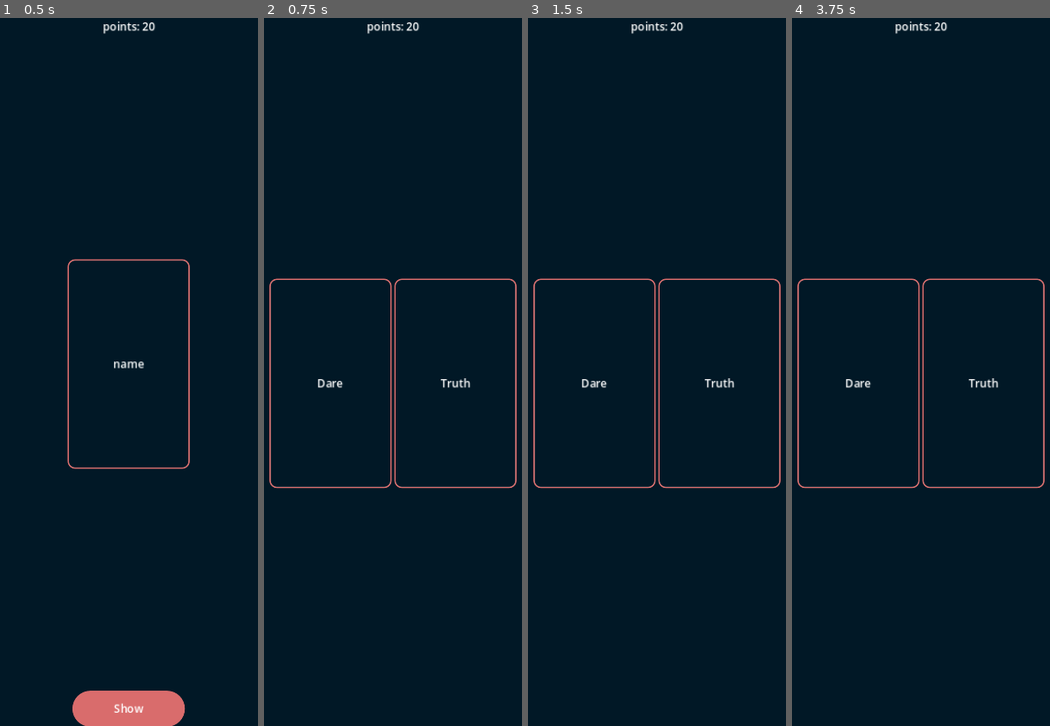
Above: before the commit, frames 1-4 (left to right).
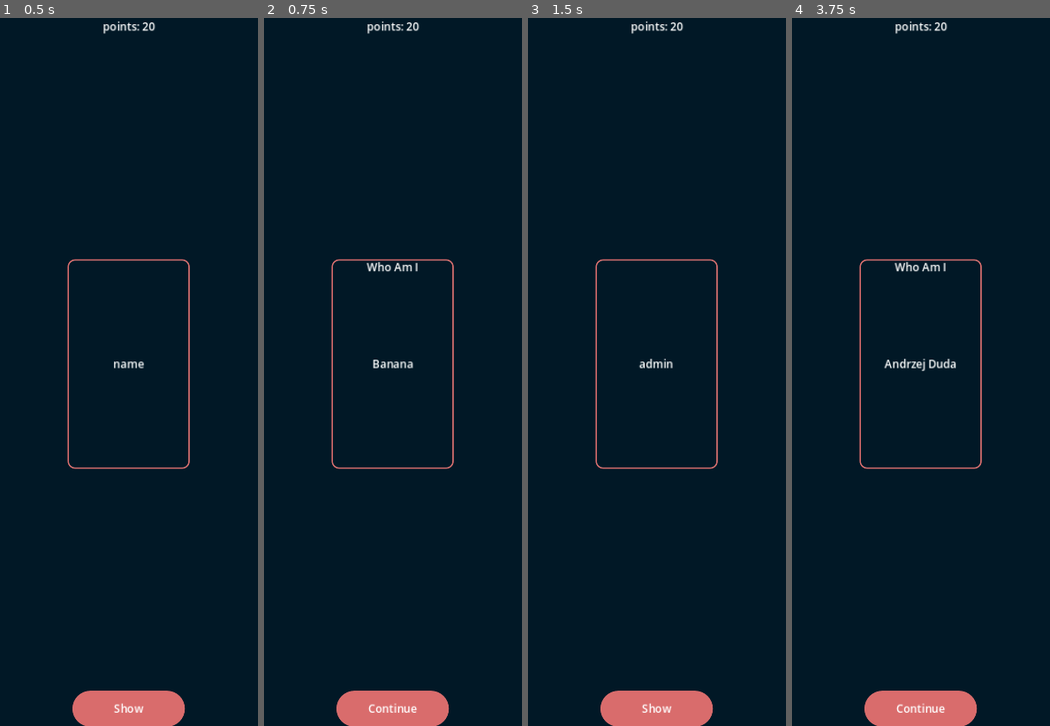
Above: after the commit, the same moments.

Repository: pokion/KingOfParty
Game: Godot game, scene res://scenes/game.tscn
Same seed, same stepped clock (60 frames per second), same inputs: the game is played once before the commit and once after it. This scene is started directly instead of the project's main scene.
Inputs (mouse positions are in pixels of both pictures, inside the frame that each line leads up to):
- Up to frame 1 (0.5 s): no input
- Up to frame 2 (0.75 s): click "Show" at 0.5 s
- Up to frame 3 (1.5 s): click (657, 711) at 1.25 s, where only the run after the commit has a clickable "Continue"
- Up to frame 4 (3.75 s): click (921, 711) at 2 s, where only the run after the commit has a clickable "Show"; click (921, 711) at 2.75 s, where only the run after the commit has a clickable "Continue"; click (921, 711) at 3.5 s, where only the run after the commit has a clickable "Show"

Frame 1 is identical in both runs. In frame 2, 4.5% of the frame differs, in the area x 2-98%, y 34-100%; in frame 3, 4.3%; in frame 4, 4.6%.

Commit message:
added new gamemode and fix for truth dare gamemode

Diff:
--- a/components/card.gd
+++ b/components/card.gd
@@ -12,3 +12,9 @@
 
 func setContent(text: String)->void:
 	$Panel/VBoxContainer/Content.text = text;
+
+func setGameMode(gameMode: String)->void:
+	$"Panel/VBoxContainer/Game mode".text = gameMode
+
+func setAuthor(author: String)->void:
+	$Panel/VBoxContainer/Author.text = author
--- a/game.gd
+++ b/game.gd
@@ -3,11 +3,15 @@
 enum {
 	SHOW_PLAYER_TURN,
 	SHOW_NEVER_EVER_SCENE,
-	SHOW_TRUTH_DARE_SCENE
+	SHOW_TRUTH_DARE_SCENE,
+	SHOW_TRUTH_SCENE,
+	SHOW_DARE_SCENE,
+	SHOW_WHOAMI_SCENE,
 }
 var gameModeToEnums = {
 	"neverever": SHOW_NEVER_EVER_SCENE,
-	"truthDare": SHOW_TRUTH_DARE_SCENE
+	"truthDare": SHOW_TRUTH_DARE_SCENE,
+	"whoami": SHOW_WHOAMI_SCENE,
 }
 var cardsController;
 var playersController;
@@ -25,14 +29,19 @@
 		"playerNameAnnoucment": $CanvasLayer/gameScene/playerAnnoucmentCard/playerNameAnnoucment,
 		"truthDare": $CanvasLayer/gameScene/truthDareMode,
 		"neverEver": $CanvasLayer/gameScene/neverEverMode,
-		"neverEverButton": $CanvasLayer/gameScene/neverEverButton
+		"nextPlayerButton": $CanvasLayer/gameScene/nextPlayerButton,
+		"truthCard": $CanvasLayer/gameScene/truthDareMode/truth,
+		"dareCard": $CanvasLayer/gameScene/truthDareMode/dare,
+		"truthDareContentCard": $CanvasLayer/gameScene/truthDareMode/truthDareContentCard,
+		"whoAmIMode": $CanvasLayer/gameScene/whoAmIMode,
+		"whoAmICard": $CanvasLayer/gameScene/whoAmIMode/whoAmICard,
 	}
 	cardsController = get_node("/root/Cards");
 	playersController = get_node("/root/Players");
 	#cards = cardsController.shuffleAndReturn(["neverever", "whoami", ["truth", "dare"],"seconds"]);
-	cards = cardsController.shuffleAndReturn([["truth", "dare"]]);
+	cards = cardsController.shuffleAndReturn(["whoami"]);
 	players = playersController.getAllPlayers();
-	changeVisibilityOfNodes(SHOW_PLAYER_TURN)
+	changeVisibilityOfNodes(SHOW_PLAYER_TURN);
 
 func changeVisibilityOfNodes(state):
 	hideAllNodes();
@@ -42,14 +51,31 @@
 		SHOW_NEVER_EVER_SCENE:
 			showNeverEverMode();
 		SHOW_TRUTH_DARE_SCENE:
-			showTruthDareMode();
+			showTruthDarePickingMode();
+		SHOW_TRUTH_SCENE:
+			showTruthDareMode("truth");
+		SHOW_DARE_SCENE:
+			showTruthDareMode("dare");
+		SHOW_WHOAMI_SCENE:
+			showWhoAmIMode();
 
 #Mode changers
-func showTruthDareMode():
-	showNodes(["truthDare"])
+func showWhoAmIMode():
+	showNodes(["whoAmIMode", "whoAmICard", "nextPlayerButton"])
+	nodes["whoAmICard"].setContent(currentCard["content"])
+
+func showTruthDareMode(truthOrDare):
+	showNodes(["truthDare", "truthDareContentCard", "nextPlayerButton"])
+	if currentCard[0]["gameMode"] == truthOrDare:
+		nodes["truthDareContentCard"].setContent(currentCard[0]["content"])
+	else:
+		nodes["truthDareContentCard"].setContent(currentCard[1]["content"])
+
+func showTruthDarePickingMode():
+	showNodes(["truthDare", "truthCard", "dareCard"])
 
 func showNeverEverMode():
-	showNodes(["neverEver", "neverEverButton"])
+	showNodes(["neverEver", "nextPlayerButton"])
 	$CanvasLayer/gameScene/neverEverMode/neverEverCard.setContent(currentCard["content"])
 
 func showPlayerMode():
@@ -80,8 +106,9 @@
 		currentPlayer = 0;
 	changeVisibilityOfNodes(SHOW_PLAYER_TURN);
 
-
-func _on_dare_gui_input(event):
-	print(event)
-	if (event is InputEventMouseButton && event.pressed && event.button_index == 1):
-		print("Clicked")
+#this function catch signal form truth/dare button
+func _on_dare_button(isTruth):
+	if isTruth:
+		changeVisibilityOfNodes(SHOW_TRUTH_SCENE);
+	else:
+		changeVisibilityOfNodes(SHOW_DARE_SCENE);
--- a/scenes/game.tscn
+++ b/scenes/game.tscn
@@ -1,8 +1,14 @@
-[gd_scene load_steps=4 format=3 uid="uid://dohwppgl1ps23"]
+[gd_scene load_steps=6 format=3 uid="uid://dohwppgl1ps23"]
 
 [ext_resource type="Script" path="res://game.gd" id="1_av4wj"]
 [ext_resource type="PackedScene" uid="uid://b081xeiswvxja" path="res://components/card.tscn" id="2_l6n1r"]
 [ext_resource type="PackedScene" uid="uid://cmsffux1oq54t" path="res://components/button.tscn" id="3_msh85"]
+
+[sub_resource type="StyleBoxFlat" id="StyleBoxFlat_mq07n"]
+bg_color = Color(0.6, 0.6, 0.6, 0)
+
+[sub_resource type="StyleBoxFlat" id="StyleBoxFlat_uo5ld"]
+bg_color = Color(0.6, 0.6, 0.6, 0)
 
 [node name="Game" type="Node2D"]
 script = ExtResource("1_av4wj")
@@ -45,21 +51,55 @@
 layout_mode = 2
 size_flags_vertical = 3
 
+[node name="whoAmIMode" type="CenterContainer" parent="CanvasLayer/gameScene"]
+layout_mode = 2
+
+[node name="whoAmICard" parent="CanvasLayer/gameScene/whoAmIMode" instance=ExtResource("2_l6n1r")]
+layout_mode = 2
+gameMode = "Who Am I"
+author = ""
+
 [node name="truthDareMode" type="HBoxContainer" parent="CanvasLayer/gameScene"]
+visible = false
 layout_mode = 2
 alignment = 1
 
 [node name="dare" parent="CanvasLayer/gameScene/truthDareMode" instance=ExtResource("2_l6n1r")]
+clip_contents = true
 layout_mode = 2
 gameMode = ""
 content = "Dare"
 author = ""
+
+[node name="dareButton" type="Button" parent="CanvasLayer/gameScene/truthDareMode/dare"]
+custom_minimum_size = Vector2(0, 303)
+layout_mode = 2
+theme_override_styles/normal = SubResource("StyleBoxFlat_mq07n")
+theme_override_styles/hover = SubResource("StyleBoxFlat_mq07n")
+theme_override_styles/pressed = SubResource("StyleBoxFlat_mq07n")
+theme_override_styles/disabled = SubResource("StyleBoxFlat_mq07n")
+theme_override_styles/focus = SubResource("StyleBoxFlat_mq07n")
 
 [node name="truth" parent="CanvasLayer/gameScene/truthDareMode" instance=ExtResource("2_l6n1r")]
 layout_mode = 2
 gameMode = ""
 content = "Truth"
 author = ""
+
+[node name="truthButton" type="Button" parent="CanvasLayer/gameScene/truthDareMode/truth"]
+custom_minimum_size = Vector2(0, 303)
+layout_mode = 2
+theme_override_styles/normal = SubResource("StyleBoxFlat_uo5ld")
+theme_override_styles/hover = SubResource("StyleBoxFlat_uo5ld")
+theme_override_styles/pressed = SubResource("StyleBoxFlat_uo5ld")
+theme_override_styles/disabled = SubResource("StyleBoxFlat_uo5ld")
+theme_override_styles/focus = SubResource("StyleBoxFlat_uo5ld")
+
+[node name="truthDareContentCard" parent="CanvasLayer/gameScene/truthDareMode" instance=ExtResource("2_l6n1r")]
+visible = false
+layout_mode = 2
+gameMode = "Truth Or Dare"
+author = "King Of Party"
 
 [node name="neverEverMode" type="CenterContainer" parent="CanvasLayer/gameScene"]
 visible = false
@@ -87,10 +127,12 @@
 layout_mode = 2
 text = "Show"
 
-[node name="neverEverButton" parent="CanvasLayer/gameScene" instance=ExtResource("3_msh85")]
+[node name="nextPlayerButton" parent="CanvasLayer/gameScene" instance=ExtResource("3_msh85")]
 visible = false
 layout_mode = 2
 text = "Continue"
 
+[connection signal="pressed" from="CanvasLayer/gameScene/truthDareMode/dare/dareButton" to="." method="_on_dare_button" binds= [false]]
+[connection signal="pressed" from="CanvasLayer/gameScene/truthDareMode/truth/truthButton" to="." method="_on_dare_button" binds= [true]]
 [connection signal="pressed" from="CanvasLayer/gameScene/showCardButton" to="." method="_on_show_card_button_pressed"]
-[connection signal="pressed" from="CanvasLayer/gameScene/neverEverButton" to="." method="onNextPlayer"]
+[connection signal="pressed" from="CanvasLayer/gameScene/nextPlayerButton" to="." method="onNextPlayer"]
